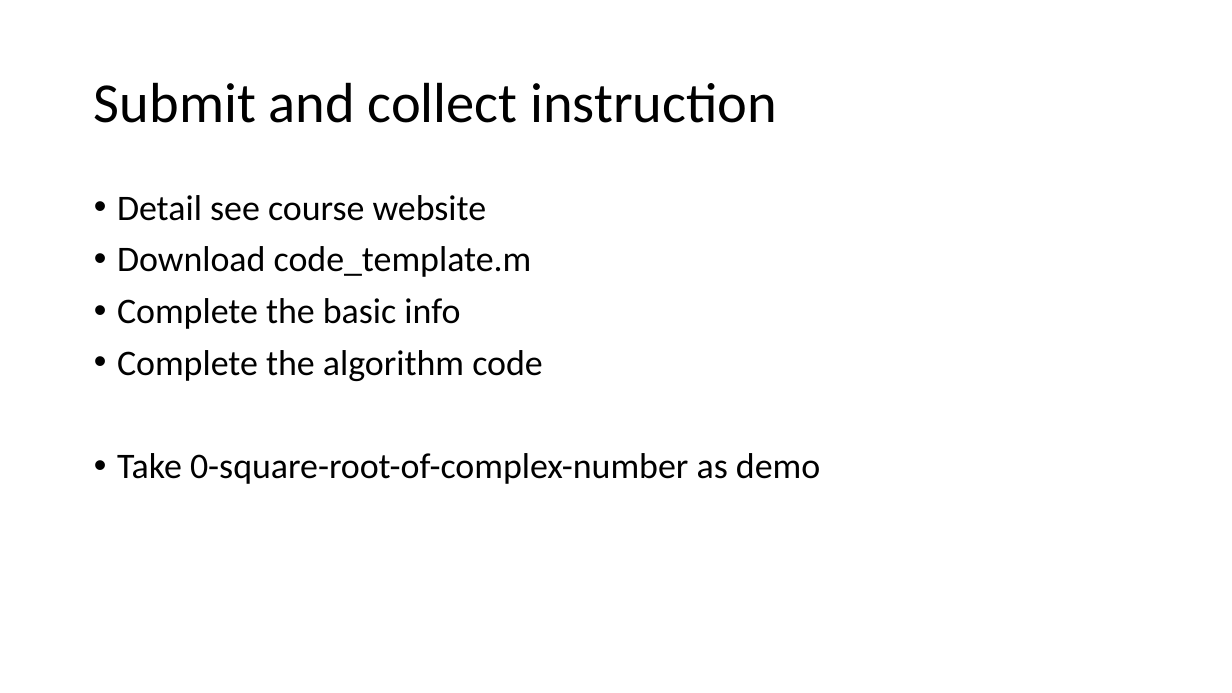
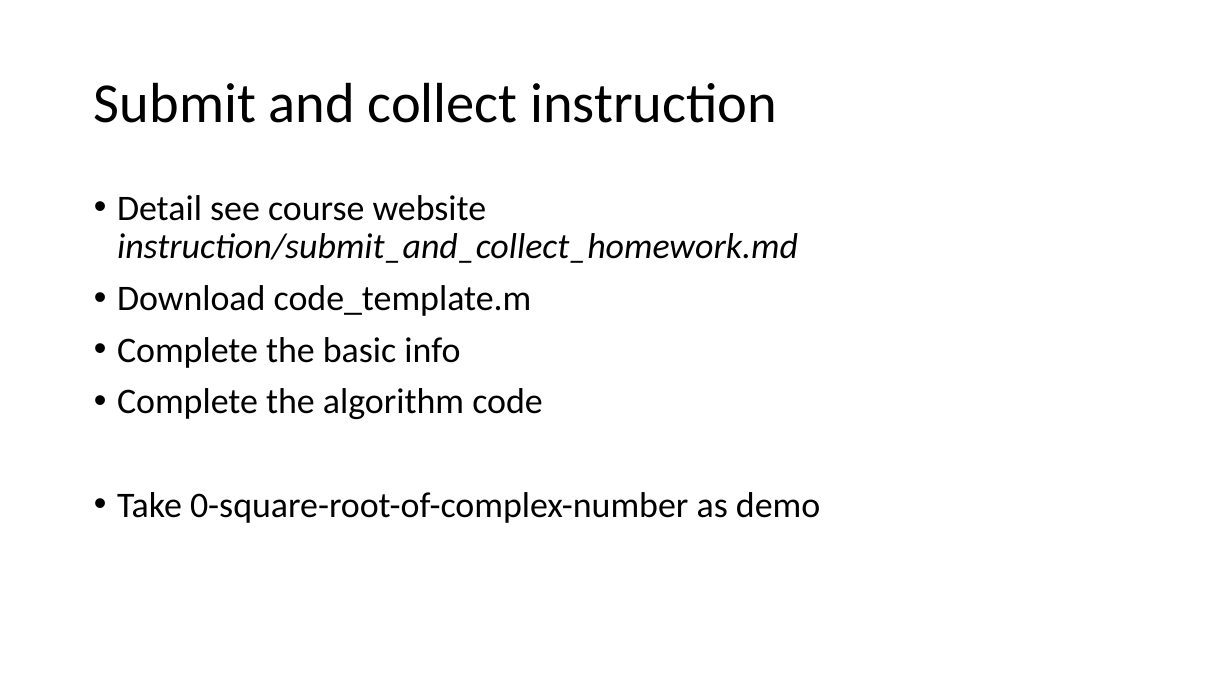
Before and after one commit to emailaddresses/PHYS4150-2018, a slide deck: slide 3 of tutorial_material/TS20180913/TS20180913.pptx. Drawn at 1232x693 pixels with LibreOffice and Linux fonts; fonts in the diff are those of the drawing. Boxes give left, top, right and bottom in pixels: in the first picture for what was removed or moved away, otherwise in the second. Text is boxed around its words. In the diff, an @@ line names an element or a change of style, - is before the commit and + after.

```diff
--- a/tutorial_material/TS20180913/TS20180913.pptx
+++ b/tutorial_material/TS20180913/TS20180913.pptx
@@ text at [117,195,798,263]: text changed; italic on @@
-• Detail see course website
+• Detail see course website instruction/submit_and_collect_homework.md
```
Also in this commit, not shown: 5 other slides changed, 4 other files.
